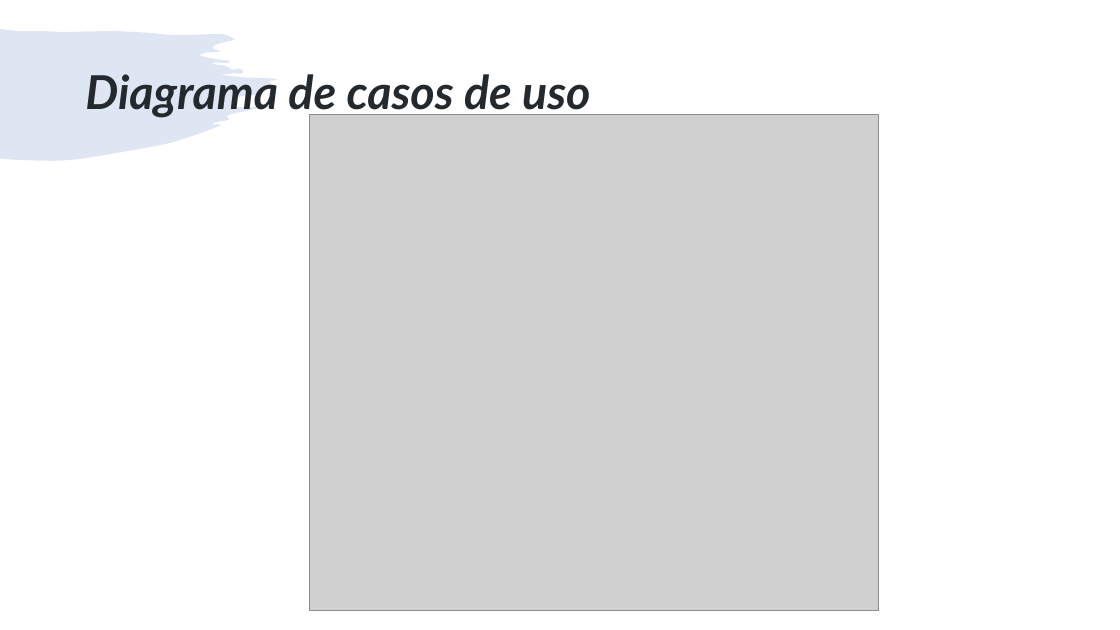
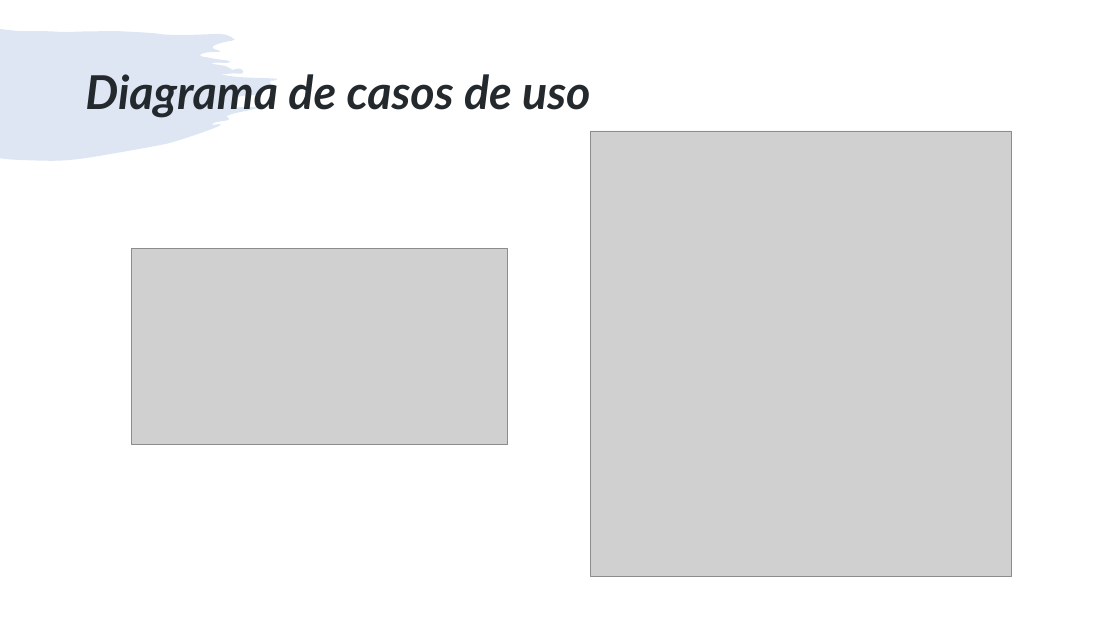
Before and after one commit to ARSW-Team-2020-2/EciGym, a slide deck: slide 7 of SaleIt-Presentacion.pptx (slide 4 before the commit). Drawn at 1120x630 pixels with LibreOffice and Linux fonts; fonts in the diff are those of the drawing; grey boxes stand for pictures. Boxes give left, top, right and bottom in pixels: in the first picture for what was removed or moved away, otherwise in the second. Text is boxed around its words. In the diff, an @@ line names an element or a change of style, - is before the commit and + after.

```diff
--- a/SaleIt-Presentacion.pptx
+++ b/SaleIt-Presentacion.pptx
@@ picture removed at (x1=310, y1=114, x2=879, y2=611) @@
@@ picture added at (x1=591, y1=131, x2=1012, y2=576) @@
@@ picture added at (x1=132, y1=249, x2=508, y2=444) @@
```
Also in this commit, not shown: 1 other slide changed, 1 slide added, 10 other files.
